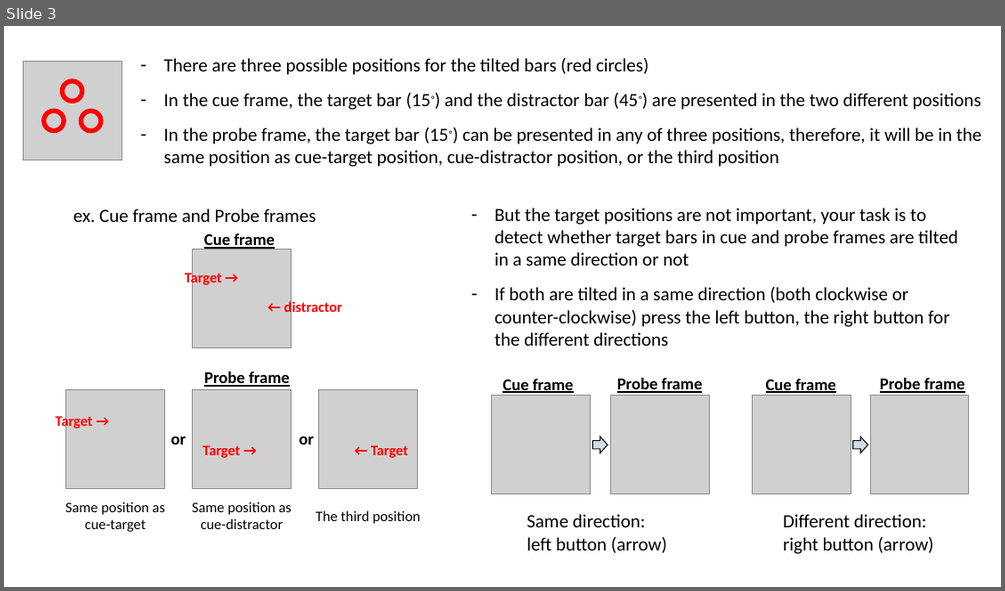
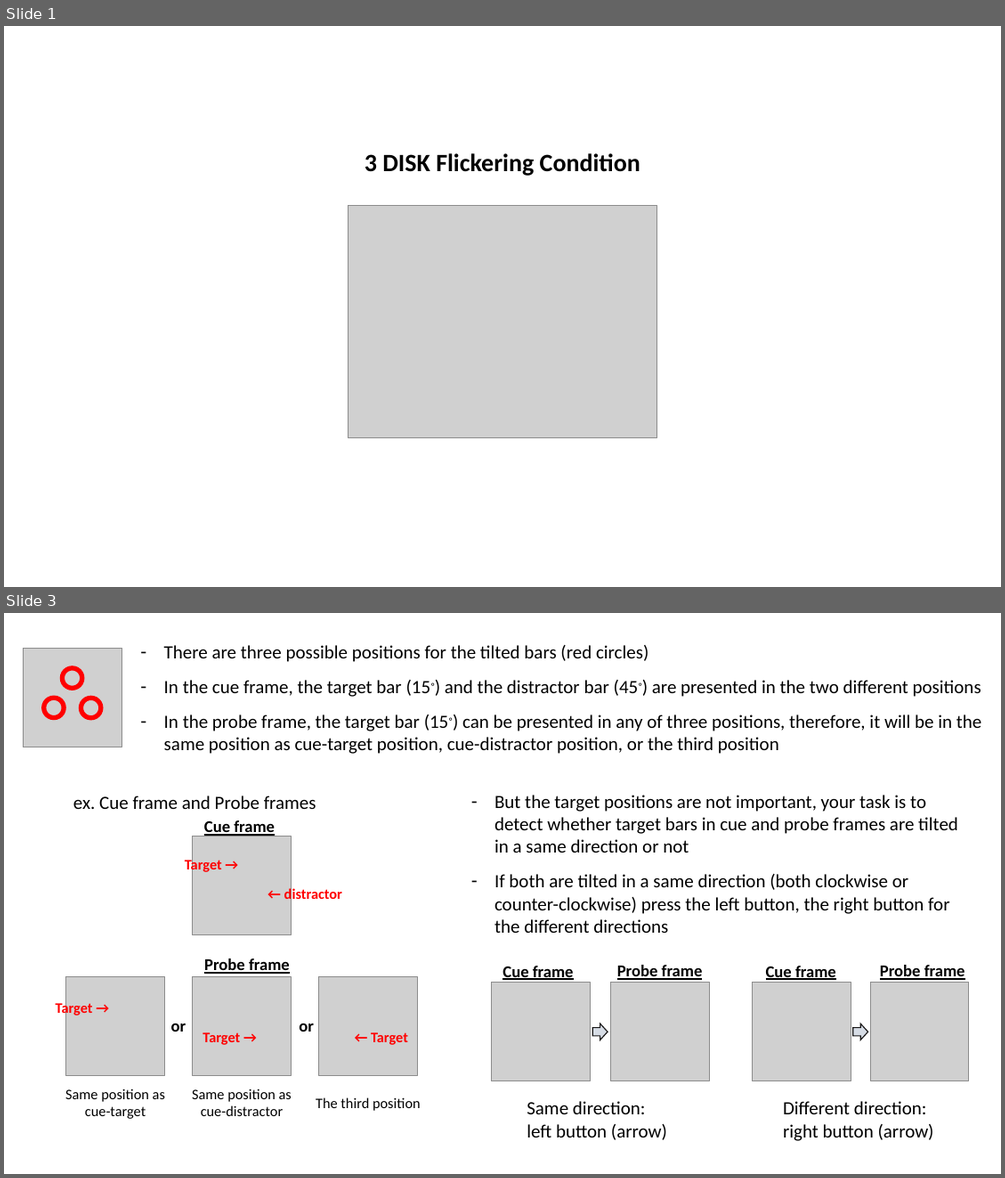
Before and after one commit to Ohyeon5/TPD_priority_map, a slide deck: Instructions/Instruction for observers.pptx. Shown one above the other, each under a label of ours: slide 3 before the commit, slides 1 and 3 after it; the slides between them are not shown. The pictures are 1005x591 and 1005x1178 pixels, drawn with LibreOffice and Linux fonts; fonts in the diff are those of the drawing; grey boxes stand for pictures. Boxes give left, top, right and bottom in pixels: in the first picture for what was removed or moved away, otherwise in the second. Text is boxed around its words. In the diff, an @@ line names an element or a change of style, - is before the commit and + after.

Commit message:
Add: 3disk_flicker condition, pp.isLeftAlways parameter is added to do so

```diff
--- a/Instructions/Instruction for observers.pptx
+++ b/Instructions/Instruction for observers.pptx
@@ slide 1 added at bbox=[4, 26, 1001, 587], background #FFFFFF @@
@@ text added at bbox=[364, 153, 640, 176], 24 pt, text #000000, bold @@
+3 DISK Flickering Condition
@@ picture added at bbox=[348, 206, 657, 437] @@
```
Also in this commit, not shown: 4 slides changed, 2 other slides added, 4 other files.
